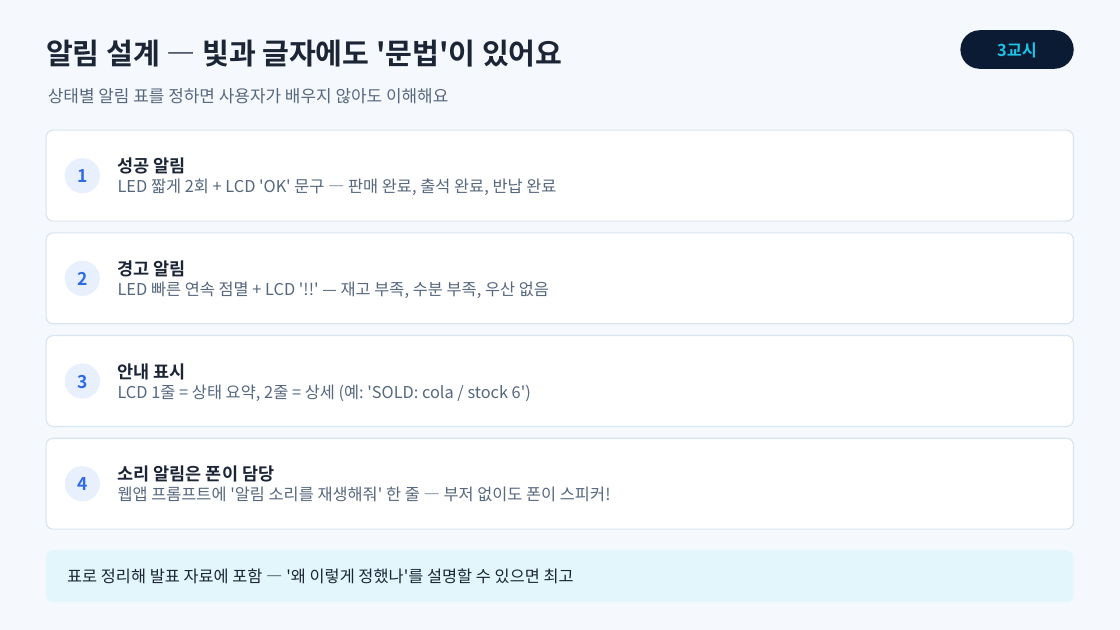
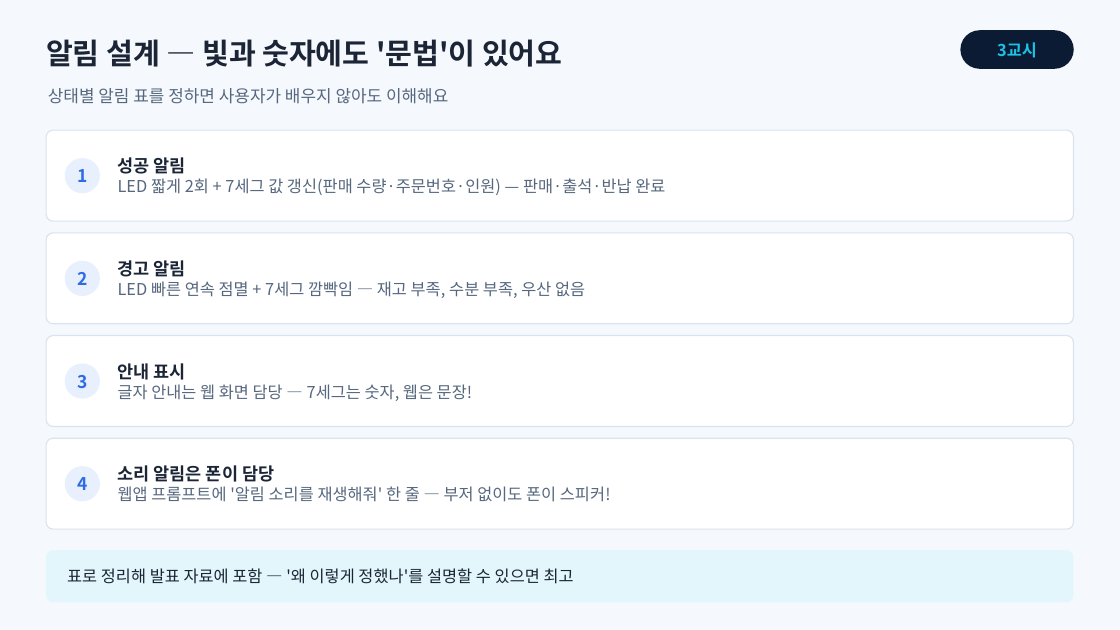
Before and after one commit to ralralra/eps32, a slide deck: slide 9 of esp32-class-projects/02_sessions/slides/6회차_핵심기능_구현.pptx. Drawn at 1120x630 pixels with LibreOffice and Linux fonts; fonts in the diff are those of the drawing. Boxes give left, top, right and bottom in pixels: in the first picture for what was removed or moved away, otherwise in the second. Text is boxed around its words. In the diff, an @@ line names an element or a change of style, - is before the commit and + after.

```diff
--- a/esp32-class-projects/02_sessions/slides/6회차_핵심기능_구현.pptx
+++ b/esp32-class-projects/02_sessions/slides/6회차_핵심기능_구현.pptx
@@ text at <box>46,39,562,67</box>: text changed @@
-알림 설계 — 빛과 글자에도 '문법'이 있어요
+알림 설계 — 빛과 숫자에도 '문법'이 있어요
@@ text at <box>118,178,665,195</box>: text changed @@
-LED 짧게 2회 + LCD 'OK' 문구 — 판매 완료, 출석 완료, 반납 완료
+LED 짧게 2회 + 7세그 값 갱신(판매 수량·주문번호·인원) — 판매·출석·반납 완료
@@ text at <box>118,281,585,298</box>: text changed @@
-LED 빠른 연속 점멸 + LCD '!!' — 재고 부족, 수분 부족, 우산 없음
+LED 빠른 연속 점멸 + 7세그 깜빡임 — 재고 부족, 수분 부족, 우산 없음
@@ text at <box>118,384,472,401</box>: text changed @@
-LCD 1줄 = 상태 요약, 2줄 = 상세 (예: 'SOLD: cola / stock 6')
+글자 안내는 웹 화면 담당 — 7세그는 숫자, 웹은 문장!
```
Also in this commit, not shown: 3 other slides changed, 33 other files.
